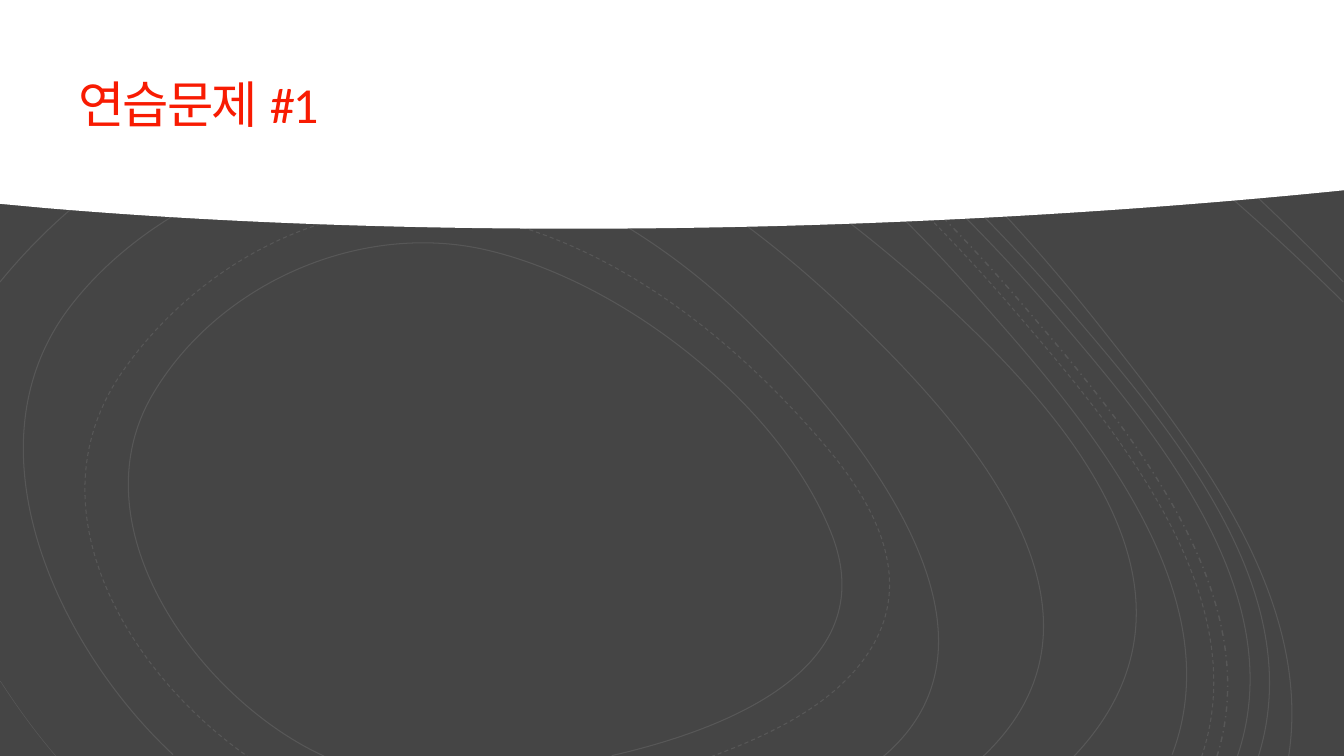
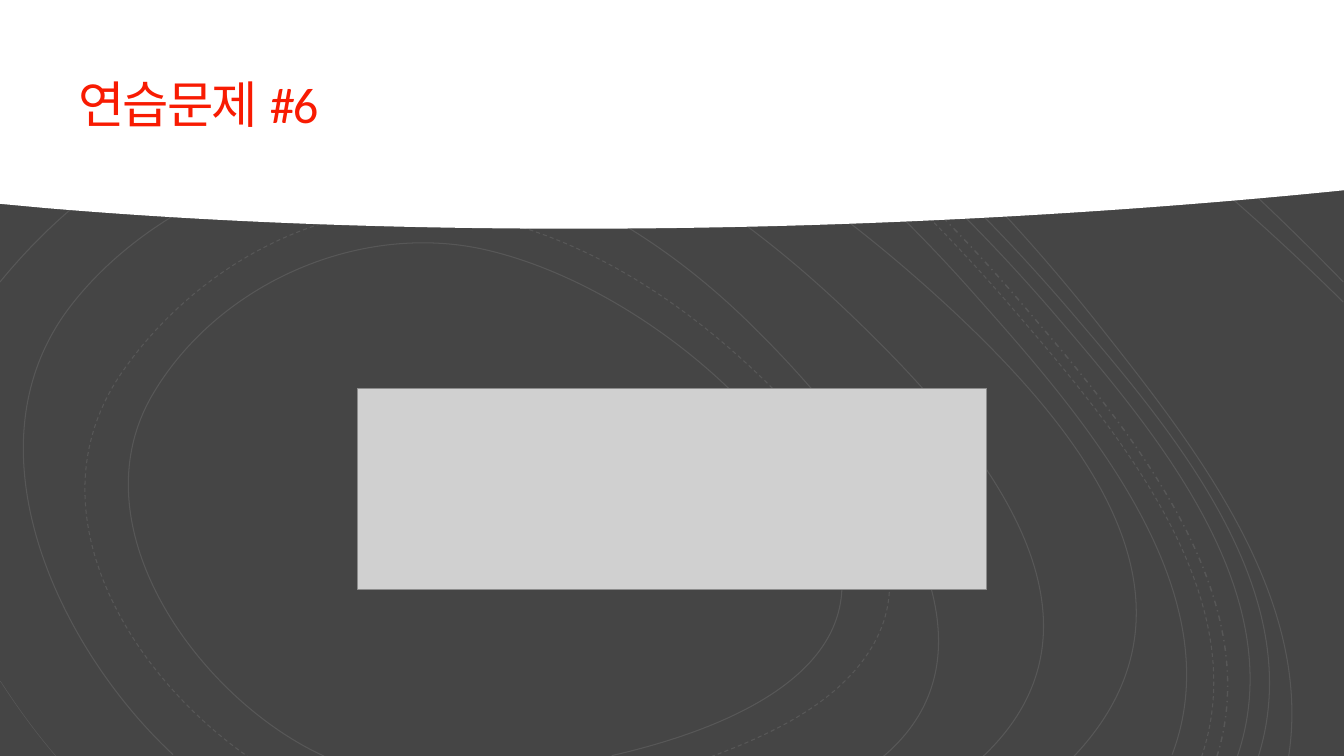
Before and after one commit to Valentine117/python_basic_class, a slide deck: slide 29 of 03장 프로그램의 구조를 쌓는다_제어문.pptx (slide 30 before the commit). Drawn at 1344x756 pixels with LibreOffice and Linux fonts; fonts in the diff are those of the drawing; grey boxes stand for pictures. Boxes give left, top, right and bottom in pixels: in the first picture for what was removed or moved away, otherwise in the second. Text is boxed around its words. In the diff, an @@ line names an element or a change of style, - is before the commit and + after.

```diff
--- a/03장 프로그램의 구조를 쌓는다_제어문.pptx
+++ b/03장 프로그램의 구조를 쌓는다_제어문.pptx
@@ title at [79, 81, 318, 127]: text changed @@
-연습문제 #1
+연습문제 #6
@@ picture added at [358, 388, 987, 590] @@
```
Also in this commit, not shown: 5 other slides changed, 2 slides added, 2 slides removed.
